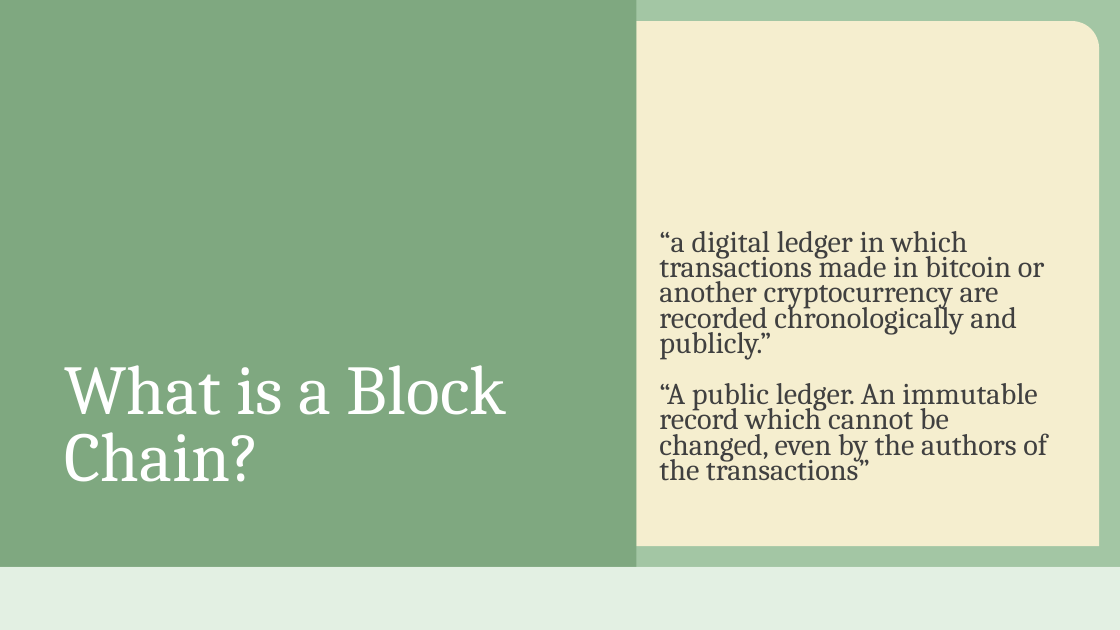
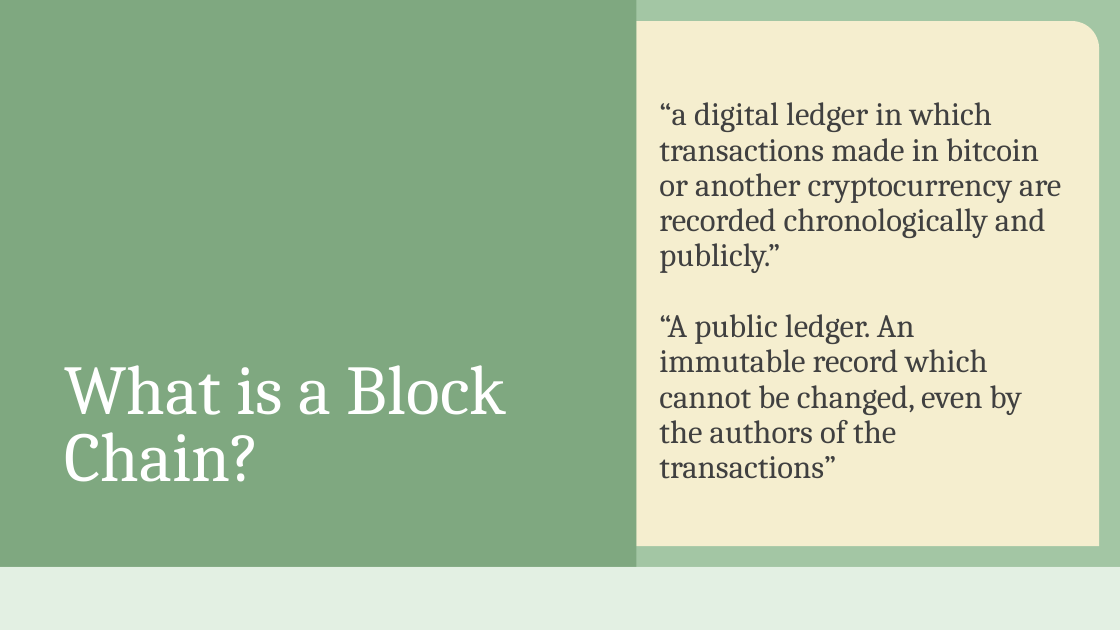
Before and after one commit to adampridmore/BrassBitCoin, a slide deck: slide 4 of Yorkshore-BrassBitCoin.pptx. Drawn at 1120x630 pixels with LibreOffice and Linux fonts; fonts in the diff are those of the drawing; background and template pictures are left out. Boxes give left, top, right and bottom in pixels: in the first picture for what was removed or moved away, otherwise in the second. Text is boxed around its words. In the diff, an @@ line names an element or a change of style, - is before the commit and + after.

```diff
--- a/Yorkshore-BrassBitCoin.pptx
+++ b/Yorkshore-BrassBitCoin.pptx
@@ subtitle "“a digital ledger in which ...": place and size @@
-subtitle "“a digital ledger in which ..." at [659, 231, 1047, 481]
+subtitle "“a digital ledger in which ..." at [659, 102, 1061, 479]
@@ subtitle "“a digital ledger in which ..." at [659, 102, 1061, 479]: size 25.9 to 28 pt; line spacing 0.7 to 0.9 @@
```
Also in this commit, not shown: 2 other slides changed, 4 slides added, 1 slide removed.
